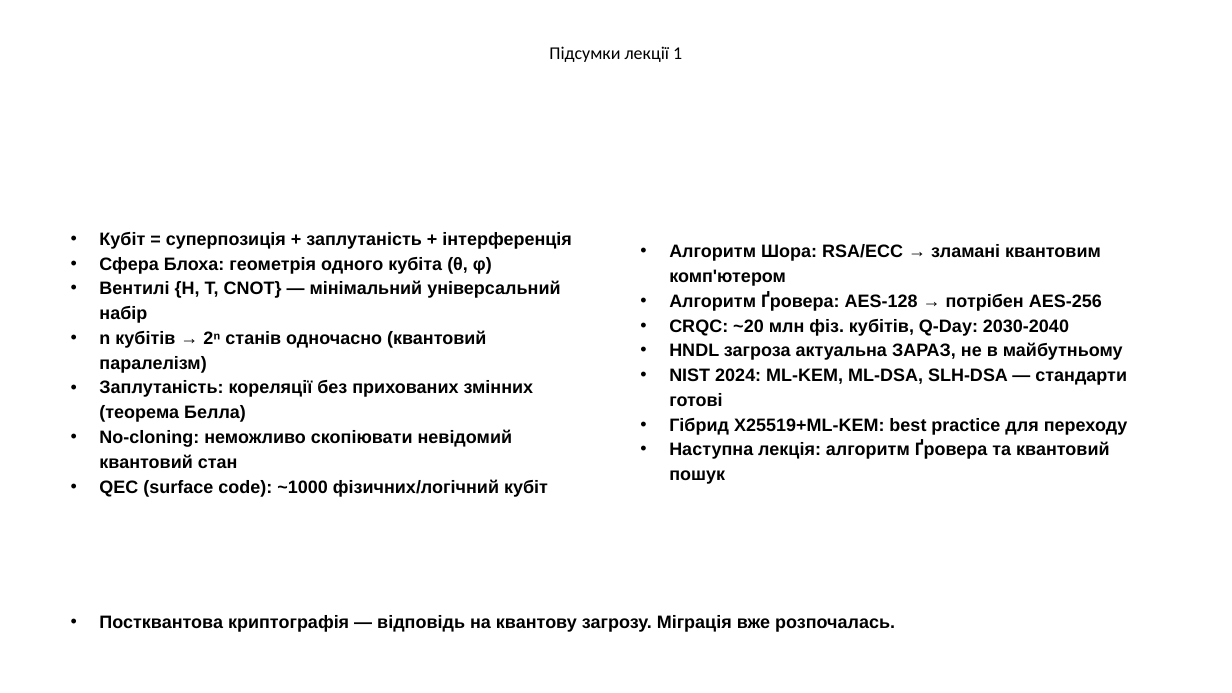
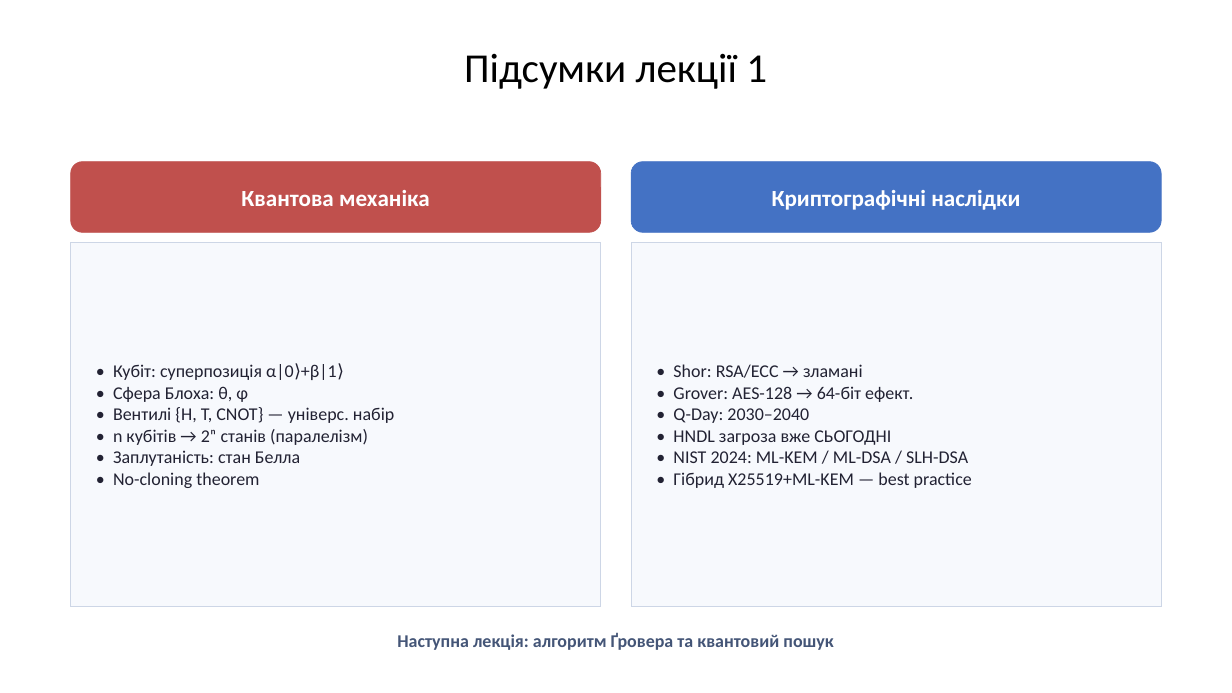
Before and after one commit to Andriykooo/ifntung-studies, a slide deck: slide 15 of Year 1/Постквантова криптографія/UA/2026/PPT/Презентація_1.pptx. Drawn at 1232x693 pixels with LibreOffice and Linux fonts; fonts in the diff are those of the drawing. Boxes give left, top, right and bottom in pixels: in the first picture for what was removed or moved away, otherwise in the second. Text is boxed around its words. In the diff, an @@ line names an element or a change of style, - is before the commit and + after.

```diff
--- a/Year 1/Постквантова криптографія/UA/2026/PPT/Презентація_1.pptx
+++ b/Year 1/Постквантова криптографія/UA/2026/PPT/Презентація_1.pptx
@@ text "Підсумки лекції 1" at [464, 53, 767, 89]: size 14 to 32 pt @@
@@ rounded rectangle added at [71, 162, 602, 233], fill #C0504D, outline #C0504D 0.5 pt, 18 pt, text #FFFFFF, bold @@
+Квантова механіка
@@ rounded rectangle added at [631, 162, 1162, 233], fill #4472C4, outline #4472C4 0.5 pt, 18 pt, text #FFFFFF, bold @@
+Криптографічні наслідки
@@ rectangle "• Кубіт: суперпозиція α|0⟩+β|1⟩" at [71, 242, 602, 606]: fill none to #F7F9FD; outline none to #CDD6E6 0.5 pt @@
@@ rectangle "• Кубіт: суперпозиція α|0⟩+β|1⟩": place and size @@
-rectangle "• Кубіт: суперпозиція α|0⟩+β|1⟩" at [99, 232, 572, 497]
+rectangle "• Кубіт: суперпозиція α|0⟩+β|1⟩" at [71, 242, 602, 606]
@@ rectangle "• Shor: RSA/ECC → зламані": place and size @@
-rectangle "• Shor: RSA/ECC → зламані" at [669, 244, 1128, 484]
+rectangle "• Shor: RSA/ECC → зламані" at [631, 242, 1162, 606]
@@ rectangle "• Shor: RSA/ECC → зламані" at [631, 242, 1162, 606]: fill none to #F7F9FD; outline none to #CDD6E6 0.5 pt @@
@@ text in rectangle at [113, 364, 394, 488]: text changed; font Arial to Calibri; text colour #000000 to #222233; bold off @@
-• Кубіт = суперпозиція + заплутаність + інтерференція
-• Сфера Блоха: геометрія одного кубіта (θ, φ)
-• Вентилі {H, T, CNOT} — мінімальний універсальний набір
-• n кубітів → 2ⁿ станів одночасно (квантовий паралелізм)
-• Заплутаність: кореляції без прихованих змінних (теорема Белла)
-• No-cloning: неможливо скопіювати невідомий квантовий стан
-• QEC (surface code): ~1000 фізичних/логічний кубіт
+• Кубіт: суперпозиція α|0⟩+β|1⟩
+• Сфера Блоха: θ, φ
+• Вентилі {H, T, CNOT} — універс. набір
+• n кубітів → 2ⁿ станів (паралелізм)
+• Заплутаність: стан Белла
+• No-cloning theorem
@@ text in rectangle at [673, 364, 972, 488]: text changed; font Arial to Calibri; text colour #000000 to #222233; bold off @@
-• Алгоритм Шора: RSA/ECC → зламані квантовим комп'ютером
-• Алгоритм Ґровера: AES-128 → потрібен AES-256
-• CRQC: ~20 млн фіз. кубітів, Q-Day: 2030-2040
-• HNDL загроза актуальна ЗАРАЗ, не в майбутньому
-• NIST 2024: ML-KEM, ML-DSA, SLH-DSA — стандарти готові
-• Гібрид X25519+ML-KEM: best practice для переходу
-• Наступна лекція: алгоритм Ґровера та квантовий пошук
+• Shor: RSA/ECC → зламані
+• Grover: AES-128 → 64-біт ефект.
+• Q-Day: 2030–2040
+• HNDL загроза вже СЬОГОДНІ
+• NIST 2024: ML-KEM / ML-DSA / SLH-DSA
+• Гібрид X25519+ML-KEM — best practice
@@ text removed at [99, 615, 895, 632] @@
-• Постквантова криптографія — відповідь на квантову загрозу. Міграція вже розпочалась.
@@ text added at [397, 633, 833, 650], 14 pt, text #445577, bold @@
+Наступна лекція: алгоритм Ґровера та квантовий пошук
```
Also in this commit, not shown: 11 other slides changed, 3 other files.
